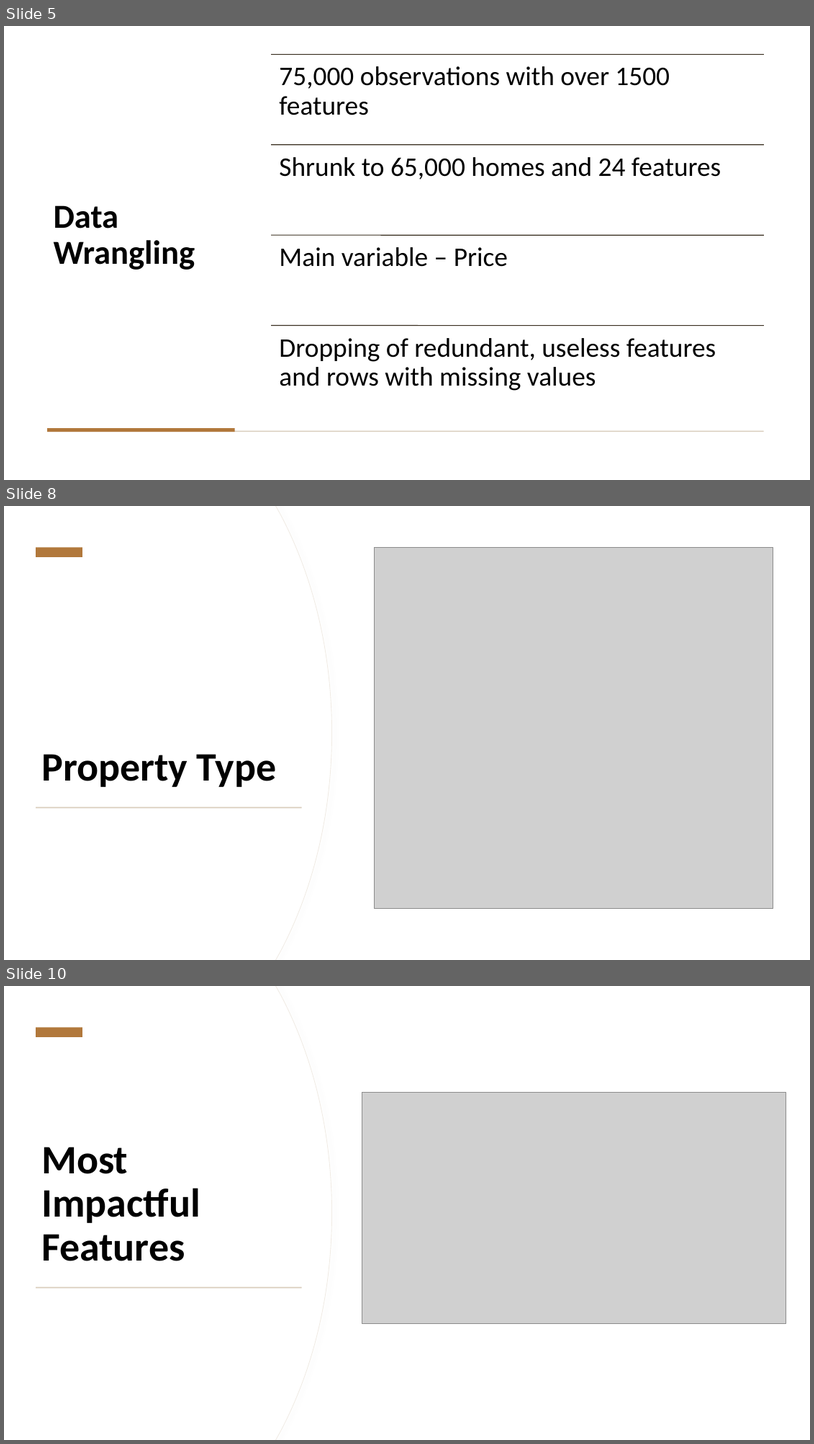
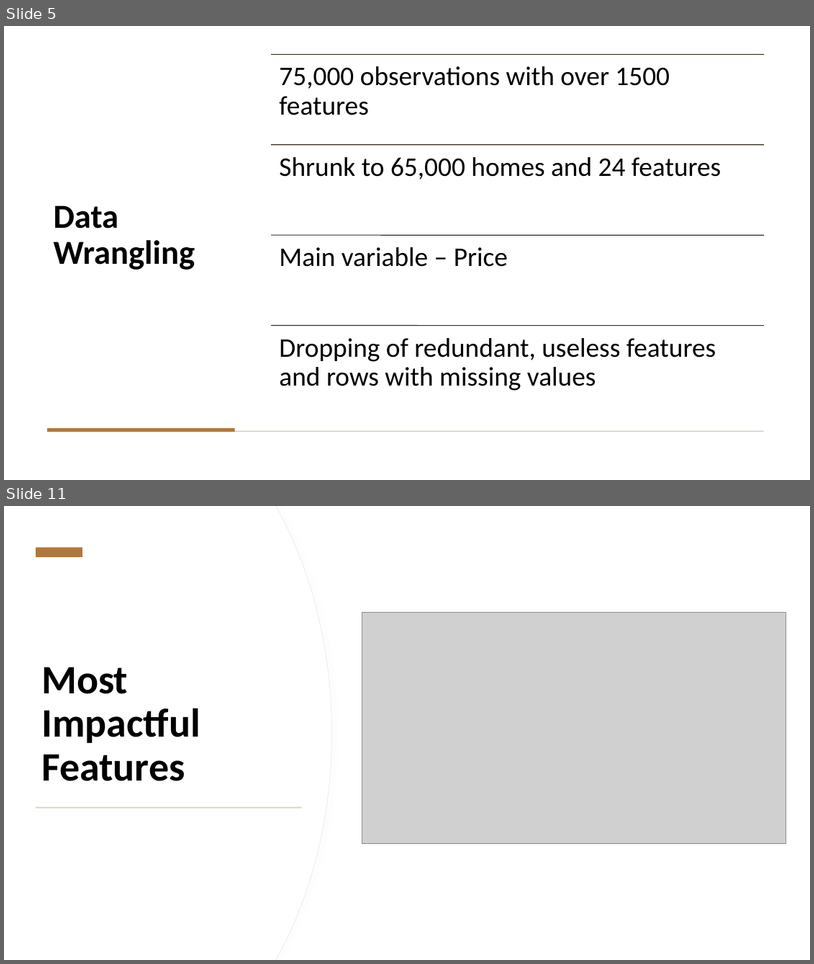
Before and after one commit to izinex/Springboard-Data-Science, a slide deck: Capstone 2/NYC_house_ppt.pptx. Shown one above the other, each under a label of ours: slides 5, 8 and 10 before the commit, slides 5 and 11 after it; the slides between them are not shown. The pictures are 814x1444 and 814x964 pixels, drawn with LibreOffice and Linux fonts; fonts in the diff are those of the drawing; grey boxes stand for pictures. Boxes give left, top, right and bottom in pixels: in the first picture for what was removed or moved away, otherwise in the second. Text is boxed around its words. In the diff, an @@ line names an element or a change of style, - is before the commit and + after.

Commit message:
Uploaded new images of plots needed for presentation
Uploaded new images of plots needed for presentation.

Added and updated powerpoint presentation.

Fixed minor issues with notebook 5 research and analysis and updated dataframe for analysis

```diff
--- a/Capstone 2/NYC_house_ppt.pptx
+++ b/Capstone 2/NYC_house_ppt.pptx
@@ slide 8 removed at bbox=[4, 506, 810, 960], background #FFFFFF; not listed: 2 template elements that a slide beside it also shows @@
@@ rectangle removed at bbox=[4, 506, 810, 960] @@
@@ freeform shape removed at bbox=[4, 506, 332, 960] @@
@@ freeform shape removed at bbox=[4, 506, 332, 960] @@
@@ rectangle removed at bbox=[36, 548, 82, 557] @@
@@ picture removed at bbox=[375, 547, 774, 908] @@
@@ title removed at bbox=[41, 754, 277, 787] @@
-Property Type
@@ rectangle removed at bbox=[36, 807, 302, 808] @@
@@ what was slide 10 is now slide 11 @@
```
Also in this commit, not shown: 4 slides changed, 2 slides added, 6 other files.
